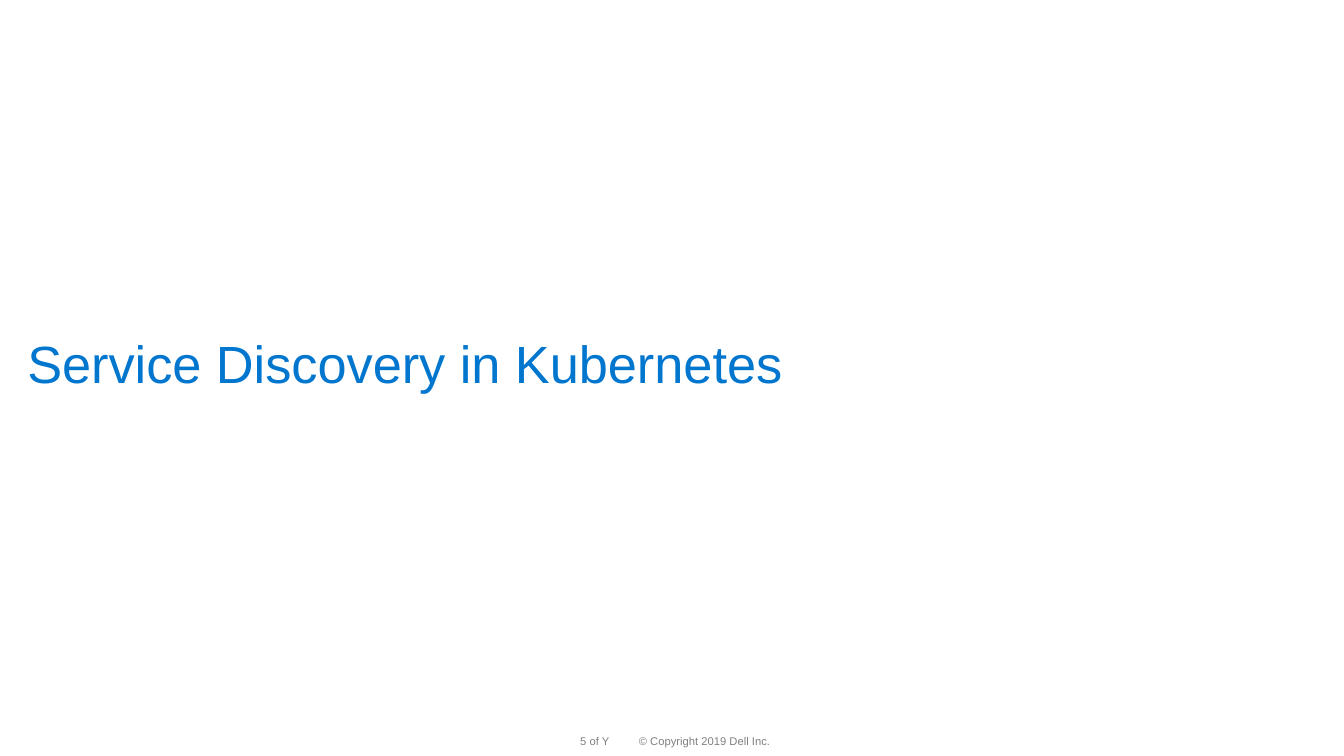
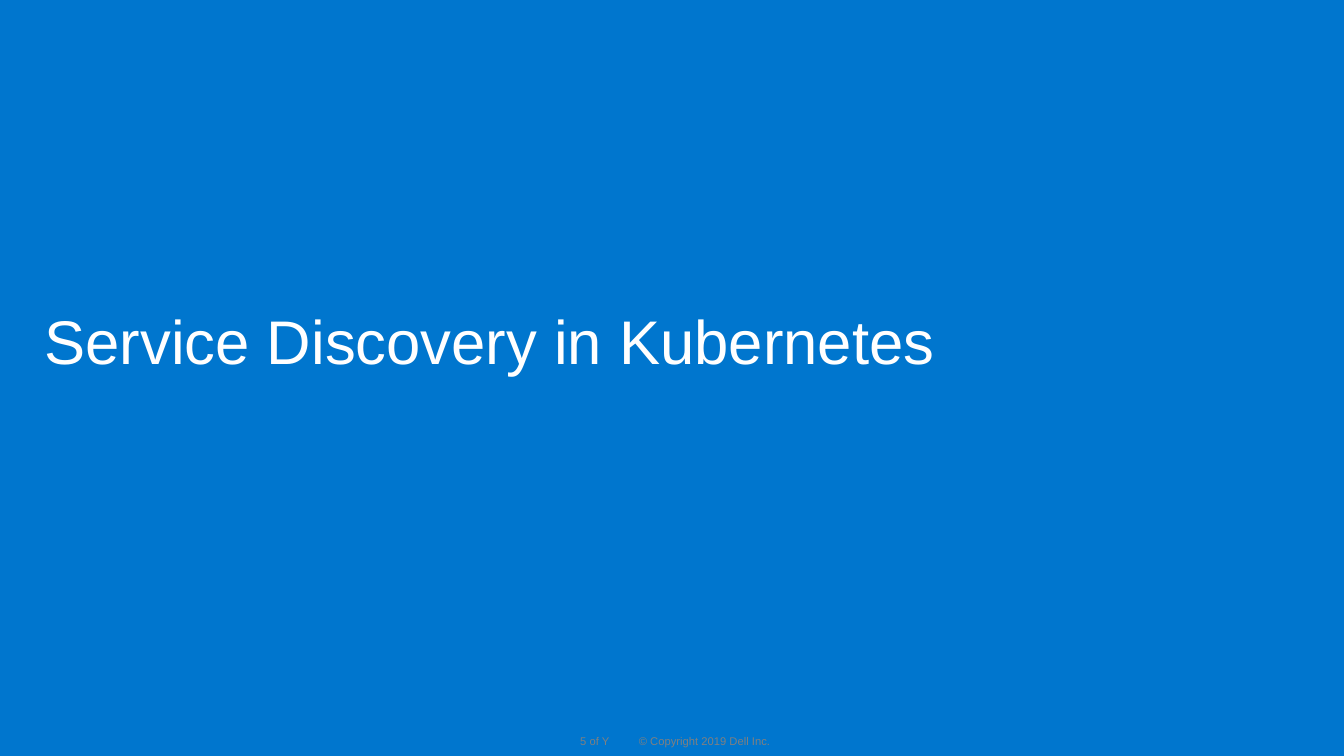
Before and after one commit to dteskubernetesworkshop/spring-boot-k8s-workshop, a slide deck: slide 5 of slides/k8 workshop deck-Day-3 -v 1.0.pptx. Drawn at 1344x756 pixels with LibreOffice and Linux fonts; fonts in the diff are those of the drawing; background and template pictures are left out. Boxes give left, top, right and bottom in pixels: in the first picture for what was removed or moved away, otherwise in the second. Text is boxed around its words. In the diff, an @@ line names an element or a change of style, - is before the commit and + after.

```diff
--- a/slides/k8 workshop deck-Day-3 -v 1.0.pptx
+++ b/slides/k8 workshop deck-Day-3 -v 1.0.pptx
@@ background #FFFFFF to #0076CE @@
@@ title "Service Discovery in Kubernetes": place and size @@
-title "Service Discovery in Kubernetes" at bbox=[27, 345, 782, 393]
+title "Service Discovery in Kubernetes" at bbox=[45, 319, 934, 376]
@@ title "Service Discovery in Kubernetes" at bbox=[45, 319, 934, 376]: size 37.3 to 44 pt, text colour #0076CE to #FFFFFF; vertical alignment top to middle @@
```
Also in this commit, not shown: 6 other slides changed, 2 slides added, 2 slides removed, 1 other file.
